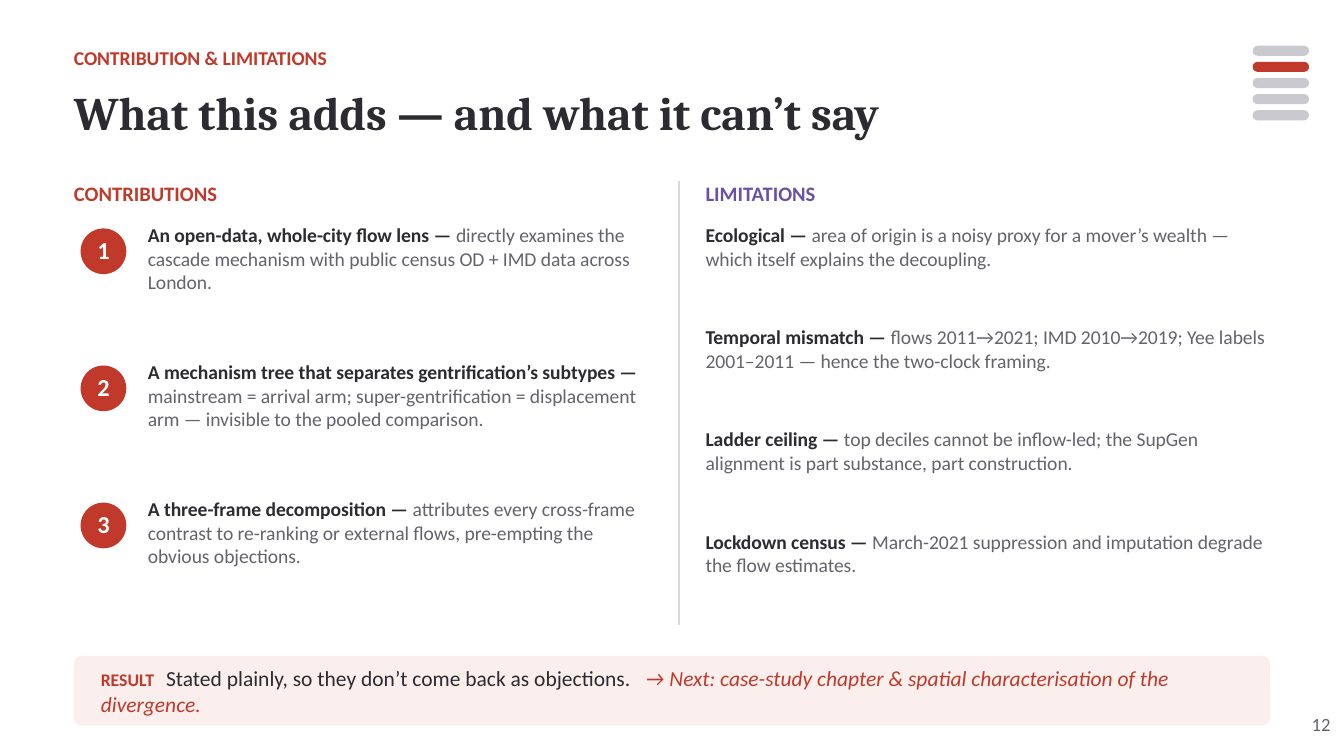
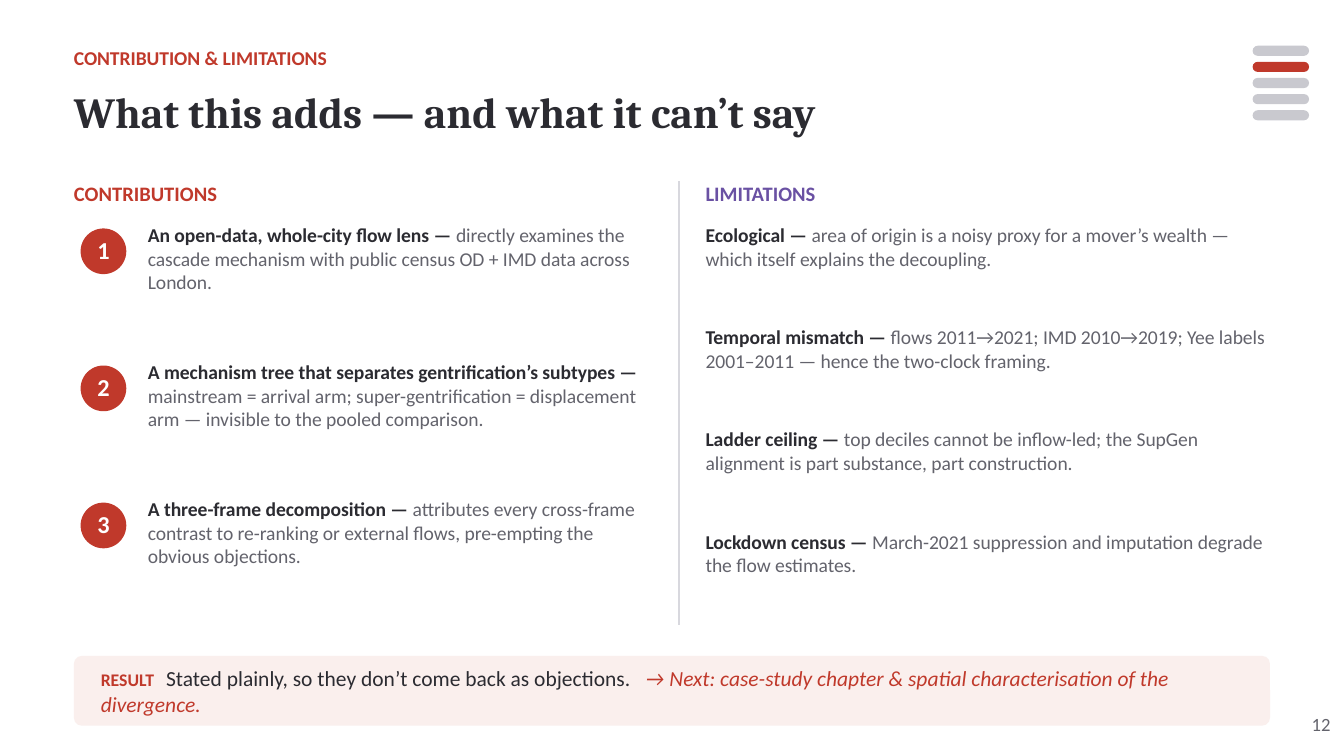
Before and after one commit to yxing82/CASA-Dissertation, a slide deck: slide 12 of mini-conference/Flow_Gentrification_Deck_v7_20260705.pptx. Drawn at 1344x756 pixels with LibreOffice and Linux fonts; fonts in the diff are those of the drawing. Boxes give left, top, right and bottom in pixels: in the first picture for what was removed or moved away, otherwise in the second. Text is boxed around its words. In the diff, an @@ line names an element or a change of style, - is before the commit and + after.

```diff
--- a/mini-conference/Flow_Gentrification_Deck_v7_20260705.pptx
+++ b/mini-conference/Flow_Gentrification_Deck_v7_20260705.pptx
@@ text "What this adds — and ..." at <box>74,97,816,138</box>: size 25 to 23 pt @@
```
Also in this commit, not shown: 11 other slides changed, 6 other files.
